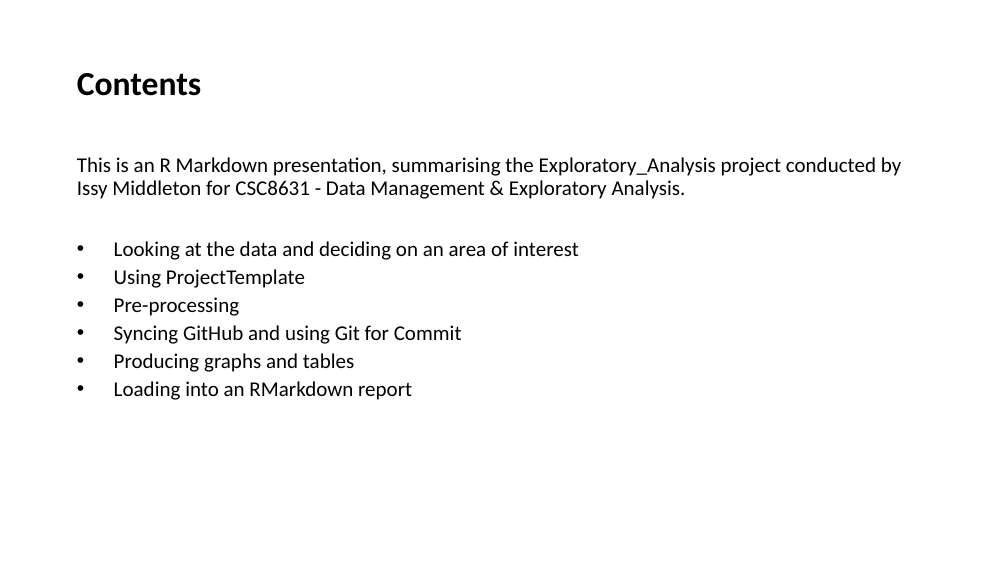
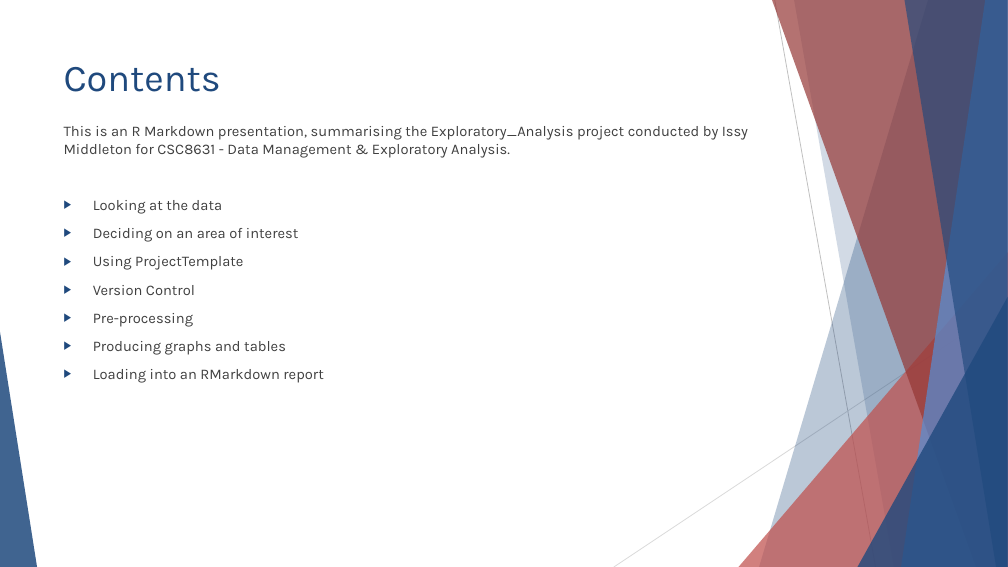
Before and after one commit to IssyMiddleton/CSC8631-Data-Management-Exploratory-Analysis, a slide deck: slide 2 of Exploratory_Analysis/reports/Overview-Presentation.pptx. Drawn at 1008x567 pixels with LibreOffice and Linux fonts; fonts in the diff are those of the drawing. Boxes give left, top, right and bottom in pixels: in the first picture for what was removed or moved away, otherwise in the second. Text is boxed around its words. In the diff, an @@ line names an element or a change of style, - is before the commit and + after.

Commit message:
Changed presentation template

```diff
--- a/Exploratory_Analysis/reports/Overview-Presentation.pptx
+++ b/Exploratory_Analysis/reports/Overview-Presentation.pptx
@@ title "Contents": place and size @@
-title "Contents" at [77,73,201,96]
+title "Contents" at [64,67,221,92]
@@ title "Contents" at [64,67,221,92]: size 32 to 36 pt, font Calibri to Karla, text colour #000000 to #1F497D, bold off; line spacing 0.9 to 1; vertical alignment middle to top @@
@@ text "This is an R Markdown ...": place and size @@
-text "This is an R Markdown ..." at [77,157,901,400]
+text "This is an R Markdown ..." at [64,126,748,383]
@@ text at [64,126,748,383]: size 20 to 14 pt, font Calibri to Karla, text colour #000000 to #404040 in "This is an R Markdown presentation, summarising ...", "Using ProjectTemplate", "Pre-processing", "Producing graphs and tables" and 1 more places; line spacing 0.9 to 1; bullet • to ▶; more space between paragraphs @@
@@ text at [93,200,298,242]: text changed; size 20 to 14 pt; font Calibri to Karla; text colour #000000 to #404040 @@
-  • Looking at the data and deciding on an area of interest
+  ▶ Looking at the data
+  ▶ Deciding on an area of interest
@@ text at [93,285,195,295]: paragraph added @@
+  ▶ Version Control
@@ text at [114,325,462,344]: paragraph removed @@
-  • Syncing GitHub and using Git for Commit
@@ group added at [0,0,1008,567]: 5 freeform shapes, 3 triangles, 2 lines @@
```
Also in this commit, not shown: 3 other slides changed, 11 slides added, 5 slides removed, 18 other files.
